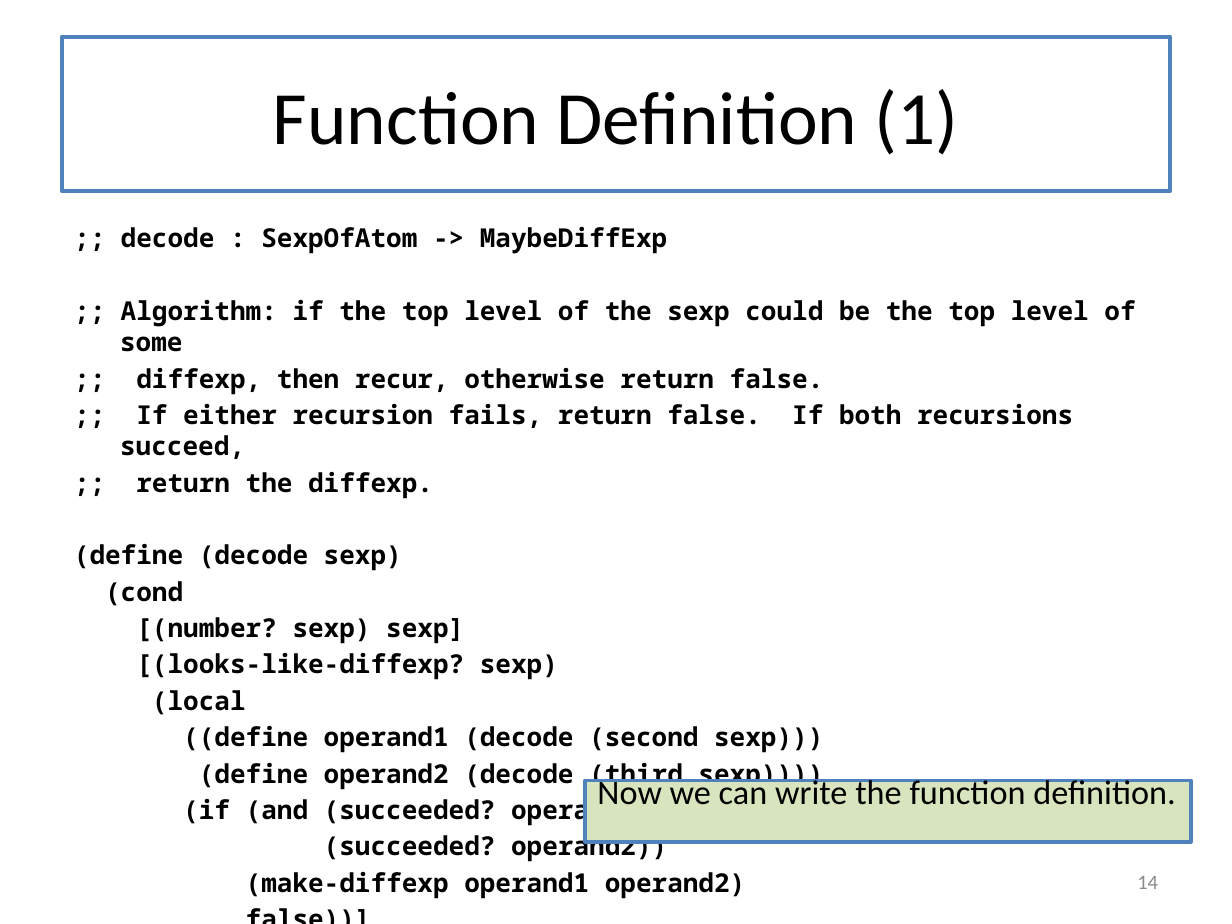
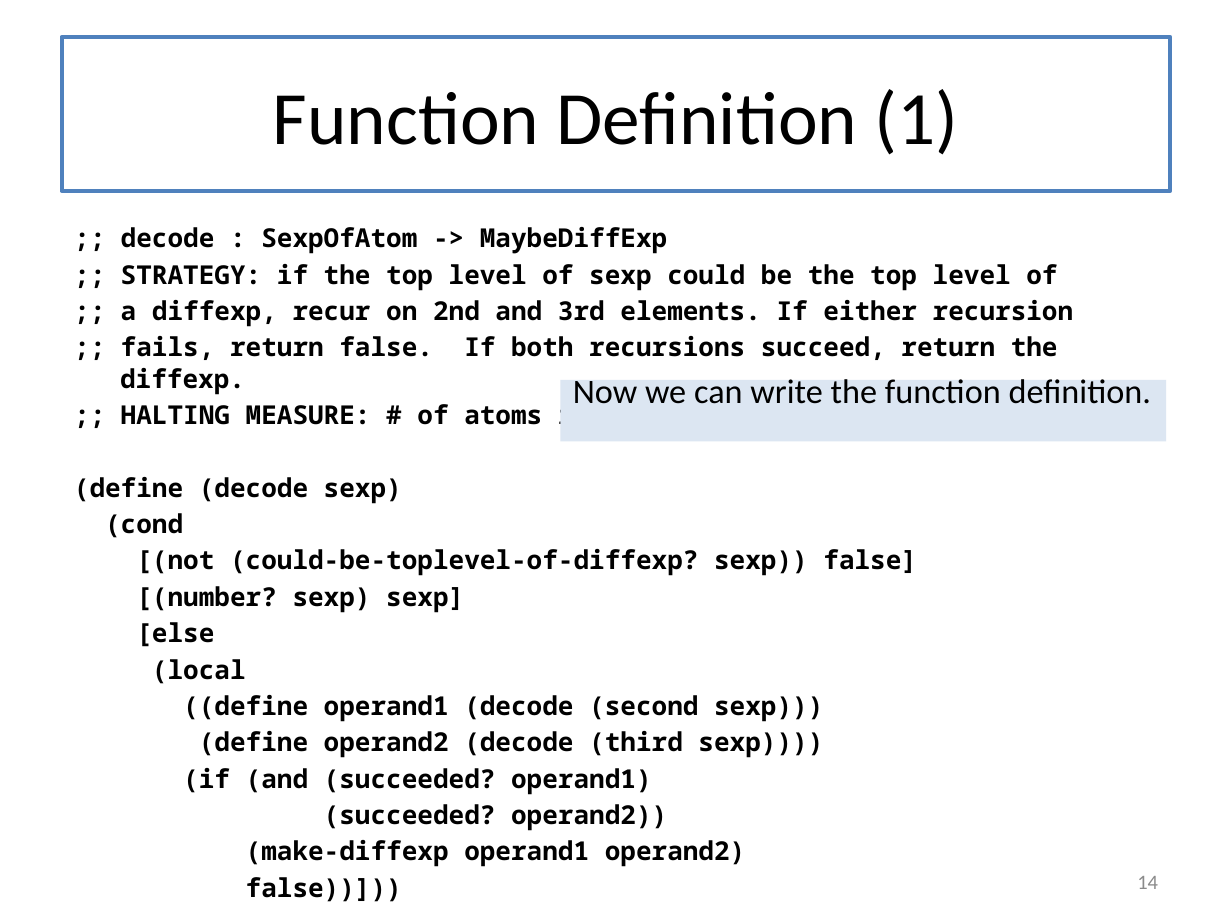
Before and after one commit to mwand/cs5010f16, a slide deck: slide 14 of Slides/Lesson 8.1 Introducing General Recursion.pptx. Drawn at 1232x924 pixels with LibreOffice and Linux fonts; fonts in the diff are those of the drawing. Boxes give left, top, right and bottom in pixels: in the first picture for what was removed or moved away, otherwise in the second. Text is boxed around its words. In the diff, an @@ line names an element or a change of style, - is before the commit and + after.

```diff
--- a/Slides/Lesson 8.1 Introducing General Recursion.pptx
+++ b/Slides/Lesson 8.1 Introducing General Recursion.pptx
@@ text at box(74, 227, 1074, 831): text changed @@
-false))]
-[else false]))
+false))]))
@@ text at box(120, 264, 1074, 425): text changed @@
-;; Algorithm: if the top level of the sexp could be the top level of some
-;; diffexp, then recur, otherwise return false.
-;; If either recursion fails, return false. If both recursions succeed,
-;; return the diffexp.
+;; STRATEGY: if the top level of sexp could be the top level of
+;; a diffexp, recur on 2nd and 3rd elements. If either recursion
+;; fails, return false. If both recursions succeed, return the diffexp.
+;; HALTING MEASURE: # of atoms in sexp
@@ rectangle "Now we can write the ...": place and size @@
-rectangle "Now we can write the ..." at box(585, 780, 1191, 841)
+rectangle "Now we can write the ..." at box(561, 379, 1167, 441)
@@ rectangle "Now we can write the ..." at box(561, 379, 1167, 441): fill #D7E4BD to #DCE6F2; outline #4F81BD 2 pt to none @@
@@ text at box(136, 549, 917, 576): paragraph added @@
+[(not (could-be-toplevel-of-diffexp? sexp)) false]
@@ text at box(136, 622, 214, 647): text changed @@
-[(looks-like-diffexp? sexp)
+[else
```
Also in this commit, not shown: 25 other slides changed, 5 slides added, 5 other files.
